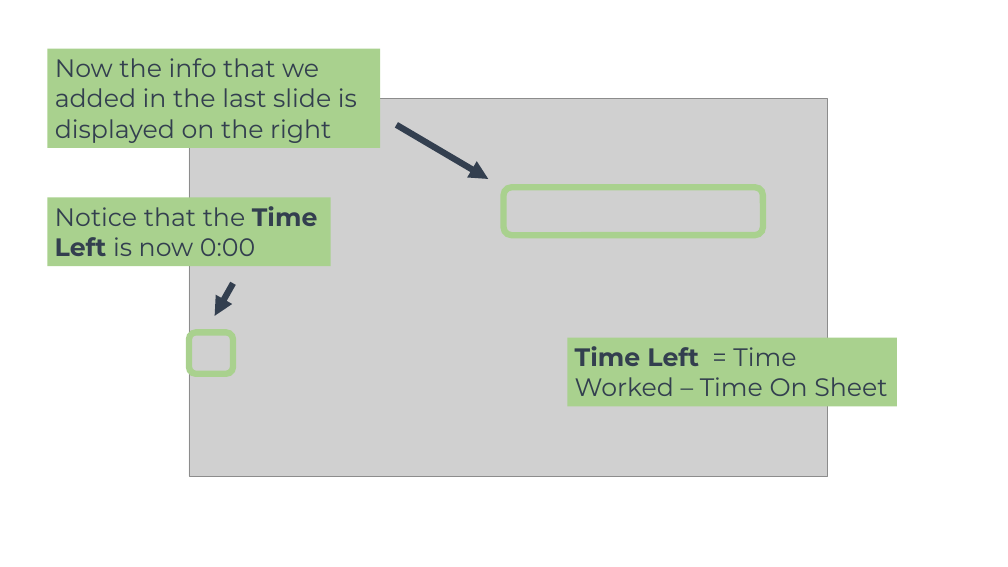
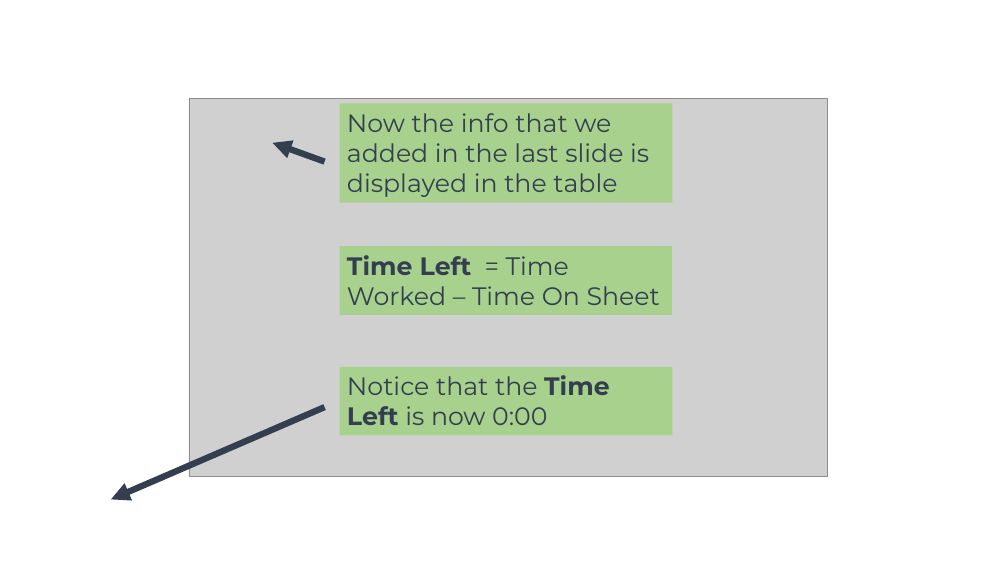
Before and after one commit to joshuawootonn/time-track, a slide deck: slide 8 of Instructions/Employee Presentation.pptx. Drawn at 1008x567 pixels with LibreOffice and Linux fonts; fonts in the diff are those of the drawing; grey boxes stand for pictures; background and template pictures are left out. Boxes give left, top, right and bottom in pixels: in the first picture for what was removed or moved away, otherwise in the second. Text is boxed around its words. In the diff, an @@ line names an element or a change of style, - is before the commit and + after.

```diff
--- a/Instructions/Employee Presentation.pptx
+++ b/Instructions/Employee Presentation.pptx
@@ rectangle "Now the info that we ...": place and size @@
-rectangle "Now the info that we ..." at bbox=[48, 48, 380, 147]
+rectangle "Now the info that we ..." at bbox=[340, 104, 672, 203]
@@ text in rectangle at bbox=[347, 113, 649, 197]: text changed @@
-Now the info that we added in the last slide is displayed on the right
+Now the info that we added in the last slide is displayed in the table
@@ arrow moved from (396, 125) - (488, 179) to (324, 162) - (273, 143) @@
@@ rounded rectangle removed at bbox=[504, 188, 763, 235] @@
@@ rectangle "Time Left = Time Worked ...": place and size @@
-rectangle "Time Left = Time Worked ..." at bbox=[567, 338, 897, 407]
+rectangle "Time Left = Time Worked ..." at bbox=[340, 247, 672, 315]
@@ rounded rectangle removed at bbox=[189, 333, 233, 374] @@
@@ rectangle "Notice that the Time Left ...": place and size @@
-rectangle "Notice that the Time Left ..." at bbox=[47, 197, 330, 266]
+rectangle "Notice that the Time Left ..." at bbox=[340, 367, 672, 436]
@@ arrow moved from (233, 284) - (215, 316) to (324, 408) - (111, 500) @@
```
Also in this commit, not shown: 12 other slides changed, 1 other file.
